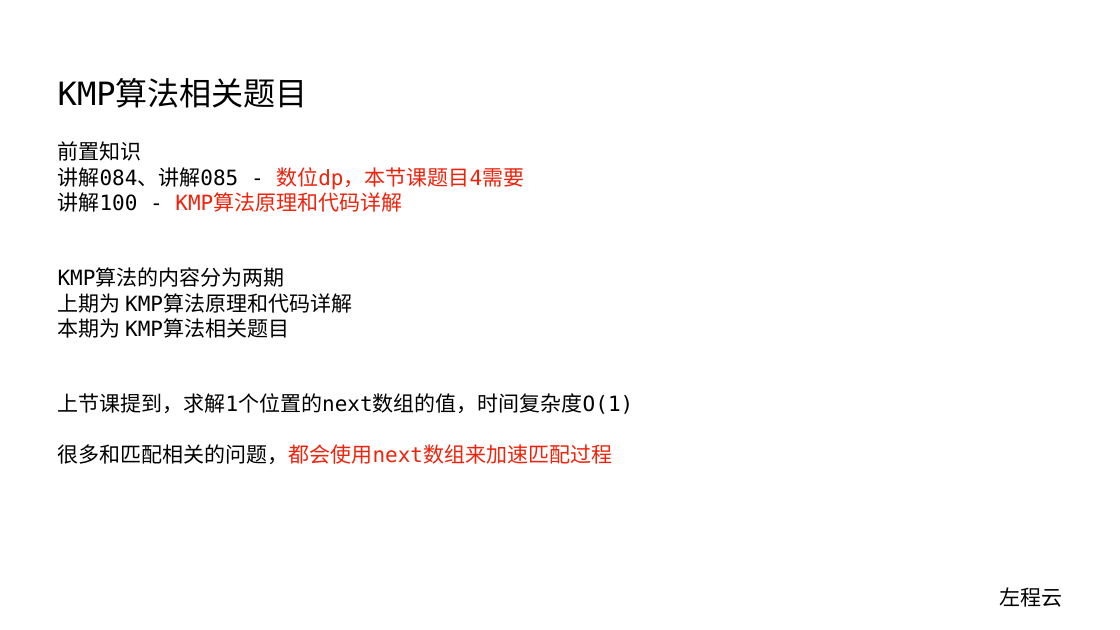
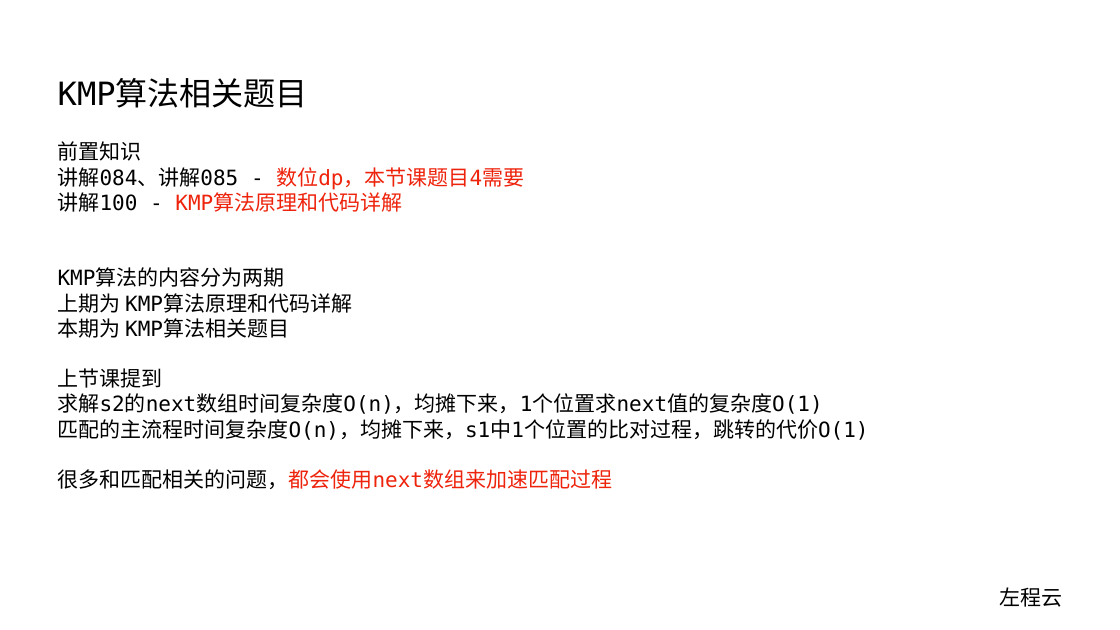
Before and after one commit to algorithmzuo/algorithm-journey, a slide deck: slide 1 of ppt/算法讲解101【扩展】 KMP算法相关题目.pptx. Drawn at 1120x630 pixels with LibreOffice and Linux fonts; fonts in the diff are those of the drawing. Boxes give left, top, right and bottom in pixels: in the first picture for what was removed or moved away, otherwise in the second. Text is boxed around its words. In the diff, an @@ line names an element or a change of style, - is before the commit and + after.

Commit message:
modify code

```diff
--- a/ppt/算法讲解101【扩展】 KMP算法相关题目.pptx
+++ b/ppt/算法讲解101【扩展】 KMP算法相关题目.pptx
@@ text at (58, 368, 869, 440): text changed @@
-上节课提到，求解1个位置的next数组的值，时间复杂度O(1)
+上节课提到
+求解s2的next数组时间复杂度O(n)，均摊下来，1个位置求next值的复杂度O(1)
+匹配的主流程时间复杂度O(n)，均摊下来，s1中1个位置的比对过程，跳转的代价O(1)
```
